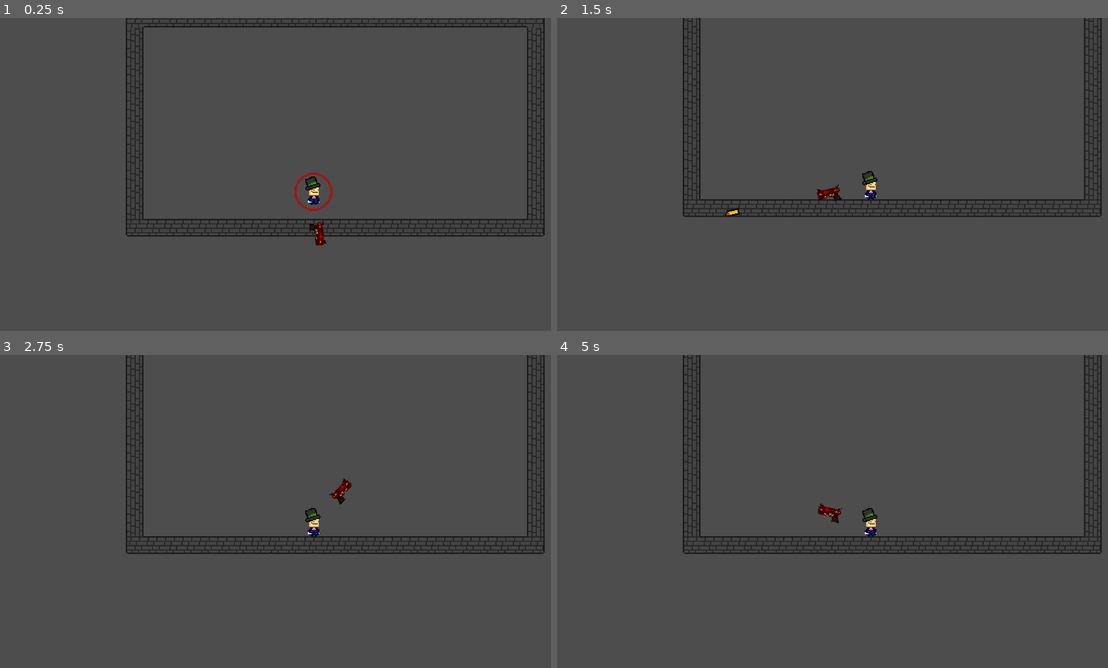
Above: before the commit, frames 1-4 (two rows, left to right).
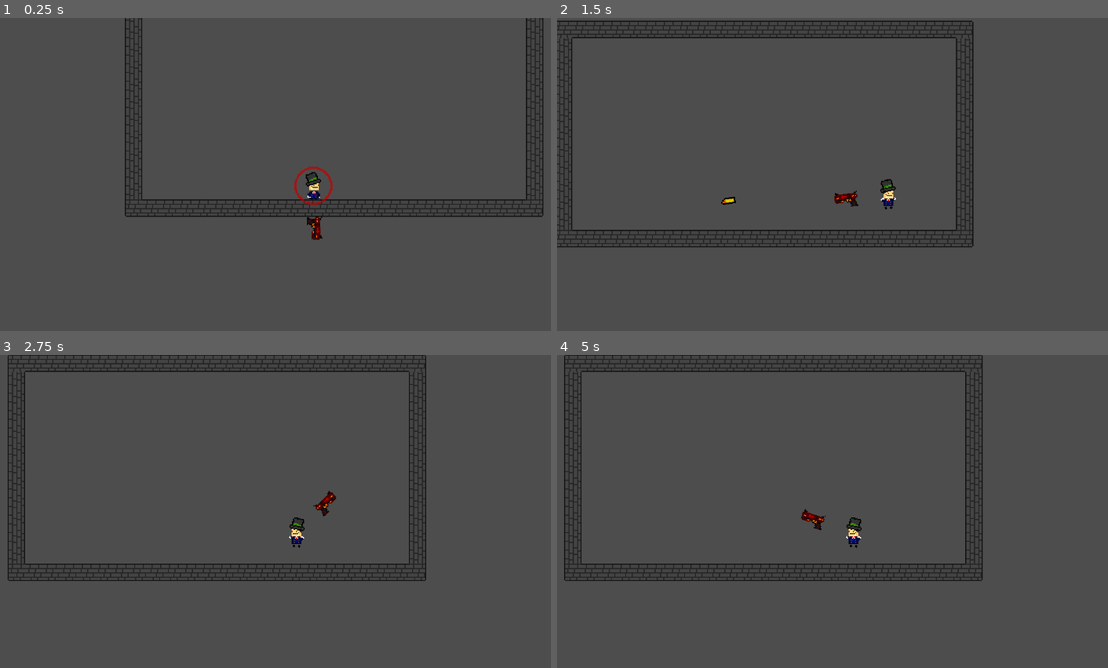
Above: after the commit, the same moments.

Repository: Ohm-Master/hellrise
Game: Godot game, scene res://Scenes/main.tscn
Same seed, same stepped clock (60 frames per second), same inputs: the game is played once before the commit and once after it.
Inputs (mouse positions are in pixels of both pictures, inside the frame that each line leads up to):
- Up to frame 1 (0.25 s): no input
- Up to frame 2 (1.5 s): move the mouse to (1008, 177) at 0.52 s; hold D (Right) from 0.53 s (still down); tap Space (Jump) at 0.6, 0.77, 1.07 s; move the mouse to (744, 212) at 1.27 s; click (744, 212) at 1.35 s
- Up to frame 3 (2.75 s): tap Space (Jump) at 1.52, 1.55, 1.82, 2.1 s; move the mouse to (374, 455) at 2.02 s; release D (Right) at 2.03 s; hold A (Left) from 2.03 s (still down)
- Up to frame 4 (5 s): move the mouse to (838, 602) at 2.77 s; release A (Left) at 2.78 s; hold D (Right) 2.78-4.28 s; click (838, 602) at 2.85 s; tap Space (Jump) at 3.02, 3.05, 3.32, 3.6, 3.77, 4.07, 4.52, 4.55, 4.82 s; move the mouse to (1058, 583) at 3.52 s; move the mouse to (683, 477) at 4.27 s; hold A (Left) from 4.28 s (still down); click (683, 477) at 4.35 s

The runs differ from the first frame. In frame 1, 7.3% of the frame differs, in the area x 22-99%, y 0-73%; in frame 2, 9.0%, in the area x 0-99%, y 0-74%; in frame 3, 8.6%; in frame 4, 8.6%.
Error before the commit: Invalid access to property or key 'move_speed' on a base object of type 'Nil'. (res://Scenes/Scripts/State.gd:7)

Commit message:
Finished basic movement

Diff:
--- a/Scenes/Scripts/State.gd
+++ b/Scenes/Scripts/State.gd
@@ -4,9 +4,9 @@
 
 var parent : Player
 
-var move_speed : float = parent.move_speed
-var gravity : float = parent.gravity
-var jump_force : = parent.jump_force
+var move_speed : float = 700.0
+var gravity : float = 1500.0
+var jump_force : float = -750.0
 
 func enter() -> void:
 	pass
--- a/Scenes/Scripts/fall.gd
+++ b/Scenes/Scripts/fall.gd
@@ -10,4 +10,9 @@
 func process_physics(delta: float) -> State:
 	var movement := Input.get_axis("Left","Right") * move_speed
 	parent.velocity.x = movement
+	if parent.is_on_floor():
+		if movement != 0:
+			return move_state
+		else:
+			return idle_state
 	return null
--- a/Scenes/Scripts/jump.gd
+++ b/Scenes/Scripts/jump.gd
@@ -1,7 +1,6 @@
 extends State
 
 @export var fall_state : State
-
 
 func enter() -> void:
 	super()
@@ -11,6 +10,6 @@
 	var movement := Input.get_axis("Left", "Right") * move_speed
 	parent.velocity.x = movement
 
-	if parent.velocity.y < 0:
+	if parent.velocity.y > 0:
 		return fall_state
 	return null
--- a/Scenes/Scripts/move.gd
+++ b/Scenes/Scripts/move.gd
@@ -1,11 +1,23 @@
 extends State
 
+@export var fall_state : State
+@export var idle_state : State
+@export var jump_state : State
 
-# Called when the node enters the scene tree for the first time.
-func _ready() -> void:
-	pass # Replace with function body.
+func enter() -> void:
+	super()
 
+func process_input(event: InputEvent) -> State:
+	if Input.is_action_just_pressed("Jump"):
+		return jump_state
+	return null
 
-# Called every frame. 'delta' is the elapsed time since the previous frame.
-func _process(delta: float) -> void:
-	pass
+func process_physics(delta: float) -> State:
+	var movement := Input.get_axis("Left", "Right") * move_speed
+	parent.velocity.x = movement
+	if !movement:
+		return idle_state
+	if not parent.is_on_floor():
+		return fall_state
+
+	return null
--- a/Scenes/Scripts/player.gd
+++ b/Scenes/Scripts/player.gd
@@ -28,70 +28,17 @@
 	state_machine.process_physics(delta)
 	apply_gravitiy(delta)
 	move_and_slide()
+	handle_animations()
 
 func _input(event: InputEvent) -> void:
 	state_machine.process_input(event)
 
 func _process(delta: float) -> void:
 	state_machine.process_frame(delta)
-#
-##func idle_state():
-#	velocity.x = move_toward(velocity.x, 0, SPEED / 9)
-#
-#	var direction := Input.get_axis("Left", "Right")
-#	if direction:
-#		state = State.RUN
-#	if Input.is_action_just_pressed("Jump"):
-#		state = State.JUMP
-#	elif not is_on_floor():
-#		state = State.FALL
-##
-##func run_state():
-#
-#	var direction := Input.get_axis("Left", "Right")
-#	if direction:
-#		velocity.x = direction * SPEED
-#	else:
-#		state = State.IDLE
-#
-#	if Input.is_action_just_pressed("Jump"):
-#		state = State.JUMP
-#	elif not is_on_floor():
-#		state = State.FALL
-##
-##func jump_state():
-#	velocity.y = JUMP_VELOCITY
-#	state = State.FALL
-##
-##func fall_state():
-#	var direction := Input.get_axis("Left", "Right")
-#	velocity.x = direction * SPEED
-#
-#	if Input.is_action_just_pressed("Jump") and not is_on_floor() and can_double_jump:
-#		state = State.DOUBLE_JUMP
-#
-#	if is_on_floor():
-#		if direction:
-#			state = State.RUN
-#		else:
-#			state = State.IDLE
-##
-##func double_jump_state():
-#	var smoke = JUMP_SMOKE.instantiate()
-#	smoke.position = $Smoke_point.global_position
-#	get_tree().current_scene.add_child(smoke)
-#	smoke.play()
-#	can_double_jump = false
-#	double_jumped = true
-#	velocity.y = JUMP_VELOCITY
-#	state = State.FALL
 
 func apply_gravitiy(delta : float):
 	if not is_on_floor():
 		velocity.y += gravity * delta
-	else:
-		can_double_jump = true
-		double_jumped = false
 
 func handle_animations():
 	if is_on_floor():
--- a/Scenes/Scripts/state_machine.gd
+++ b/Scenes/Scripts/state_machine.gd
@@ -8,6 +8,8 @@
 	for child in get_children():
 		child.parent = parent
 
+	if starting_state:
+		current_state = starting_state
 
 func change_state(new_state : State):
 	if current_state:
@@ -16,6 +18,7 @@
 	current_state.enter()
 
 func process_physics(delta: float) -> void:
+	print(current_state)
 	var new_state = current_state.process_physics(delta)
 	if new_state:
 		change_state(new_state)
--- a/Scenes/main.tscn
+++ b/Scenes/main.tscn
@@ -44,7 +44,7 @@
 tile_set = SubResource("TileSet_kry3j")
 
 [node name="Player" parent="." instance=ExtResource("2_bo1nx")]
-position = Vector2(-18, -136)
+position = Vector2(-13, -23)
 
 [node name="Camera2D" type="Camera2D" parent="Player"]
 zoom = Vector2(0.4, 0.4)
--- a/Scenes/player.tscn
+++ b/Scenes/player.tscn
@@ -77,10 +77,15 @@
 script = ExtResource("9_gymyn")
 fall_state = NodePath("../Fall")
 
-[node name="Fall" type="Node" parent="State_machine"]
+[node name="Fall" type="Node" parent="State_machine" node_paths=PackedStringArray("move_state", "idle_state")]
 script = ExtResource("10_pu2lt")
+move_state = NodePath("../Move")
+idle_state = NodePath("../Idle")
 
-[node name="Move" type="Node" parent="State_machine"]
+[node name="Move" type="Node" parent="State_machine" node_paths=PackedStringArray("fall_state", "idle_state", "jump_state")]
 script = ExtResource("11_ukyrk")
+fall_state = NodePath("../Fall")
+idle_state = NodePath("../Idle")
+jump_state = NodePath("../Jump")
 
 [connection signal="health_changed" from="HealthComponet" to="." method="_on_health_changed"]
